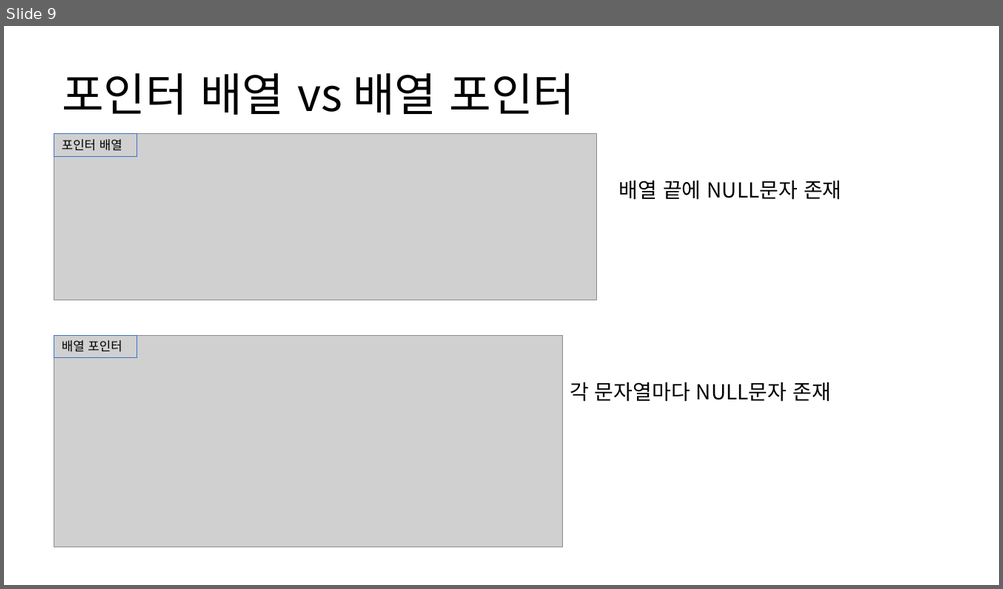
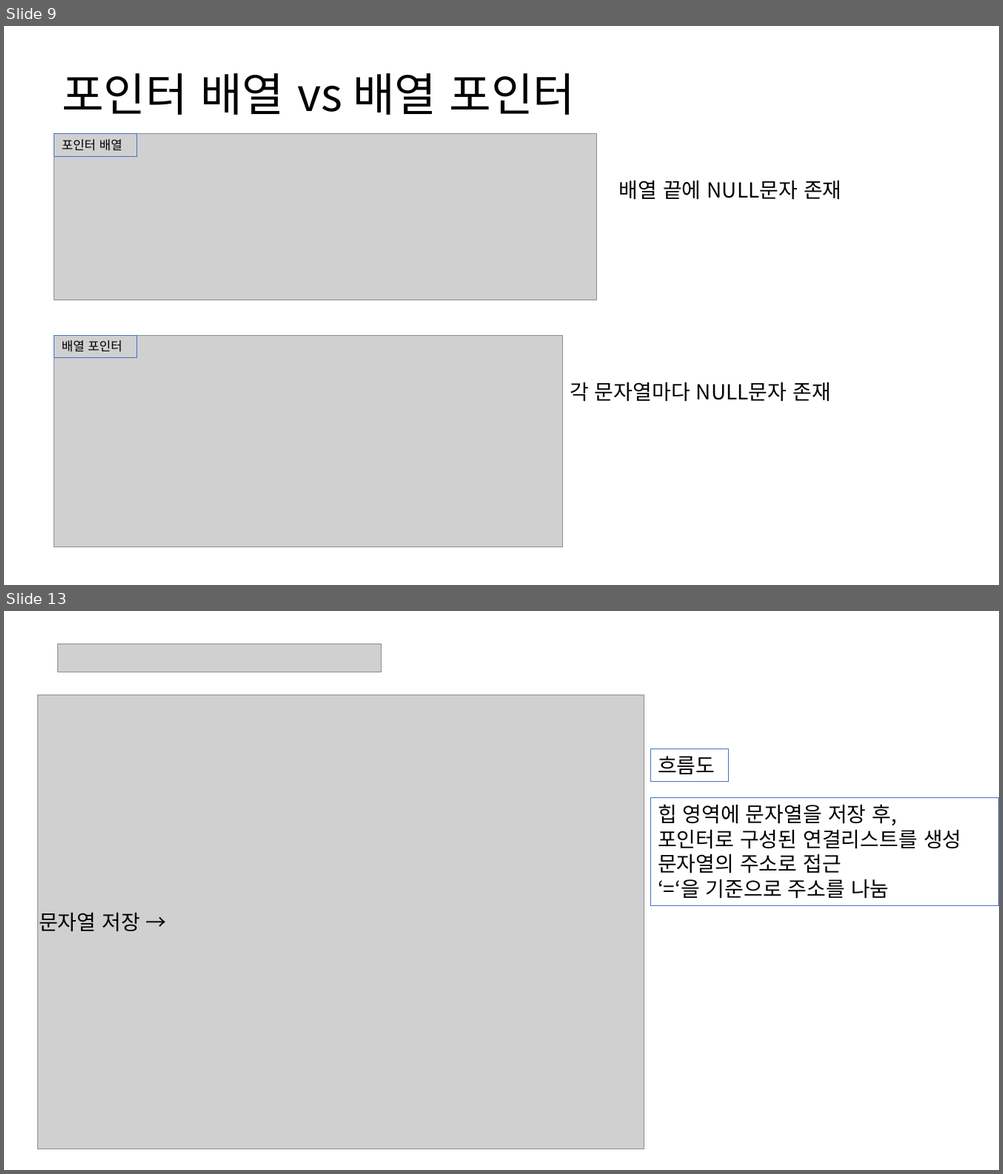
Before and after one commit to sejjun/darkent-with-C, a slide deck: darknet_withC.pptx. Shown one above the other, each under a label of ours: slide 9 before the commit, slides 9 and 13 after it; the slides between them are not shown. The pictures are 1003x589 and 1003x1174 pixels, drawn with LibreOffice and Linux fonts; fonts in the diff are those of the drawing; grey boxes stand for pictures. Boxes give left, top, right and bottom in pixels: in the first picture for what was removed or moved away, otherwise in the second. Text is boxed around its words. In the diff, an @@ line names an element or a change of style, - is before the commit and + after.

Commit message:
연결리스트 흐름도 완성 0728 1730 노트북

```diff
--- a/darknet_withC.pptx
+++ b/darknet_withC.pptx
@@ slide 13 added at [4, 611, 999, 1170], background #FFFFFF @@
@@ picture added at [58, 644, 381, 672] @@
@@ picture added at [37, 695, 644, 1150] @@
@@ rectangle added at [650, 749, 728, 782], outline #4472C4 0.75 pt, 20 pt, text #000000 @@
+흐름도
@@ rectangle added at [650, 798, 999, 906], outline #4472C4 0.75 pt, 20 pt, text #000000 @@
+힙 영역에 문자열을 저장 후,
+포인터로 구성된 연결리스트를 생성
+문자열의 주소로 접근
+‘=‘을 기준으로 주소를 나눔
@@ text added at [39, 913, 140, 932], 20 pt, text #000000 @@
+문자열 저장 →
```
Also in this commit, not shown: 1 slide changed, 2 other slides added.
